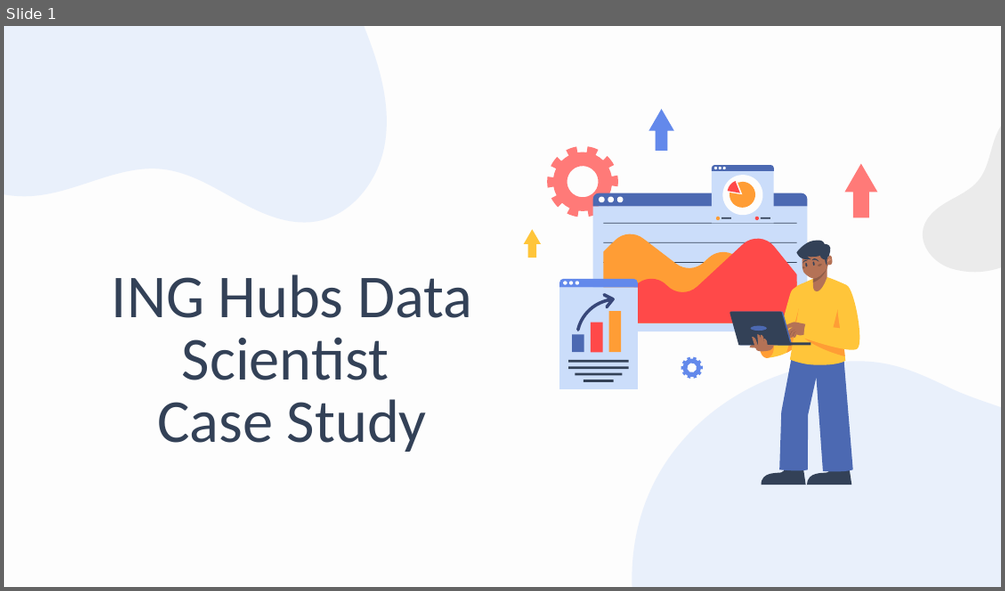
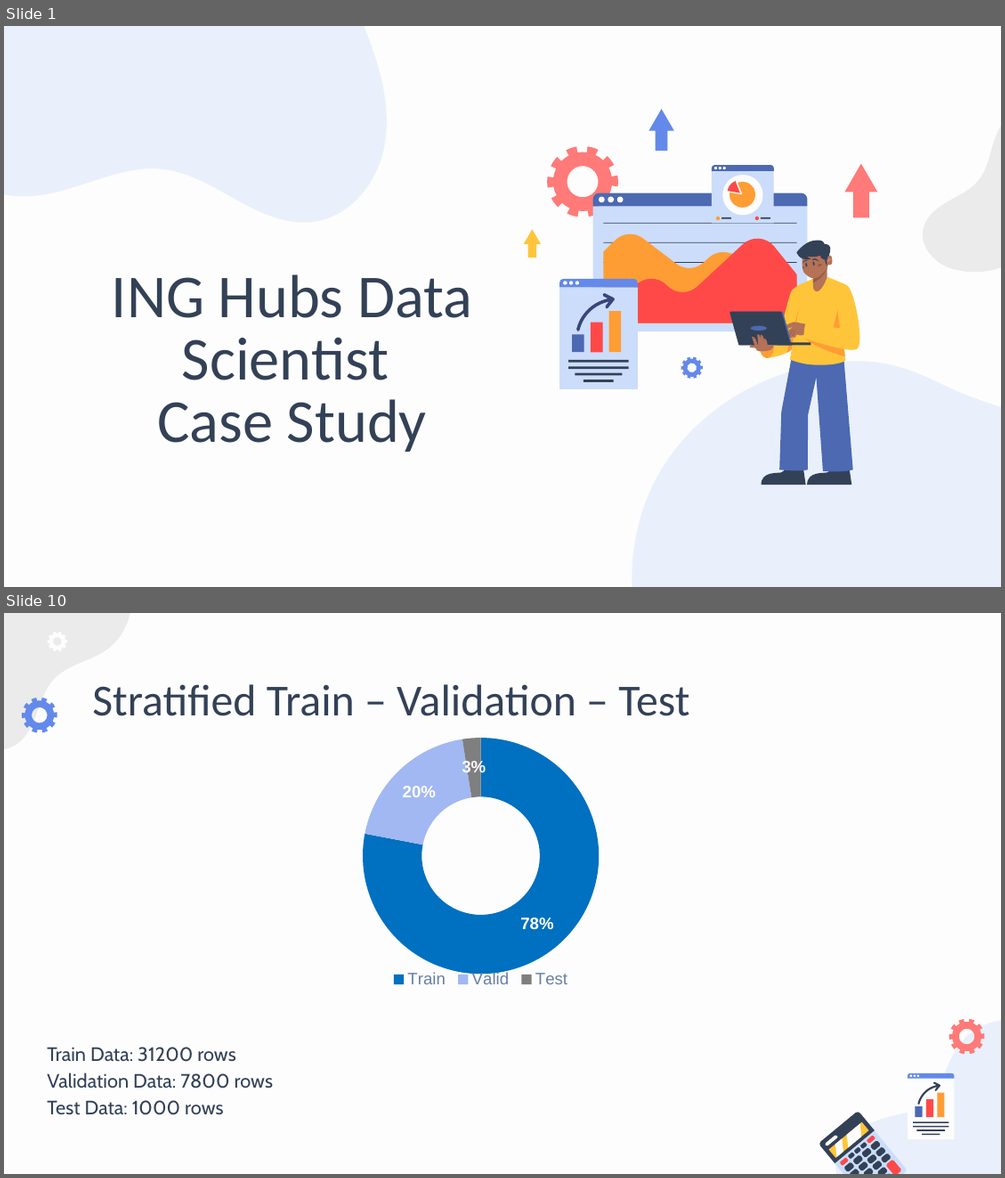
Before and after one commit to denizgunay/loan_delinquency, a slide deck: presentation.pptx. Shown one above the other, each under a label of ours: slide 1 before the commit, slides 1 and 10 after it; the slides between them are not shown. The pictures are 1005x591 and 1005x1178 pixels, drawn with LibreOffice and Linux fonts; fonts in the diff are those of the drawing. Boxes give left, top, right and bottom in pixels: in the first picture for what was removed or moved away, otherwise in the second. Text is boxed around its words. In the diff, an @@ line names an element or a change of style, - is before the commit and + after.

```diff
--- a/presentation.pptx
+++ b/presentation.pptx
@@ slide 10 added at [4, 613, 1001, 1174], background #FDFDFD @@
@@ freeform shape added at [4, 613, 157, 780], fill #EBEBEB @@
@@ freeform shape added at [47, 632, 67, 652], fill #FDFDFD @@
@@ title added at [92, 684, 689, 716], 32 pt, text #334157 @@
+Stratified Train – Validation – Test
@@ freeform shape added at [22, 698, 57, 732], fill #6389EB @@
@@ doughnut chart added at [211, 723, 750, 1020] @@
+categories: Train, Valid, Test
+Series 1: 78, 20, 2
@@ freeform shape added at [799, 992, 1001, 1174], fill #CBDDFA at 39% opacity @@
@@ freeform shape added at [949, 1019, 985, 1054], fill #FF7A78 @@
@@ subtitle added at [47, 1046, 273, 1115], 14 pt, text #334157 @@
+Train Data: 31200 rows
+Validation Data: 7800 rows
+Test Data: 1000 rows
@@ group added at [818, 1073, 954, 1174]: 26 freeform shapes, 9 rectangles, 3 ellipses @@
```
Also in this commit, not shown: 2 slides changed, 17 other slides added, 3 slides removed, 8 other files.
